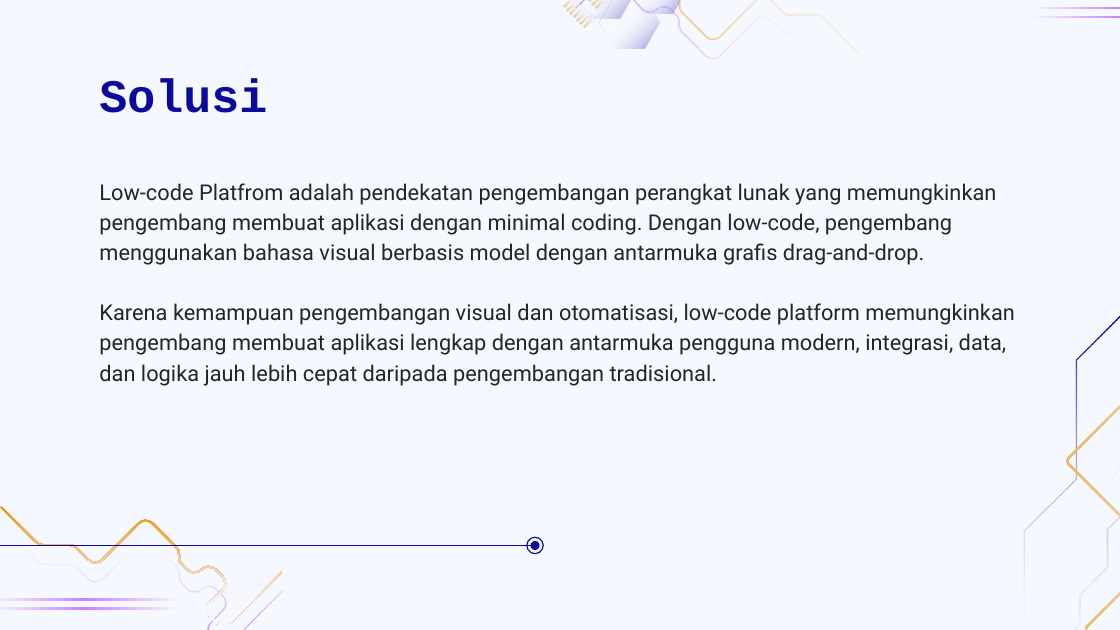
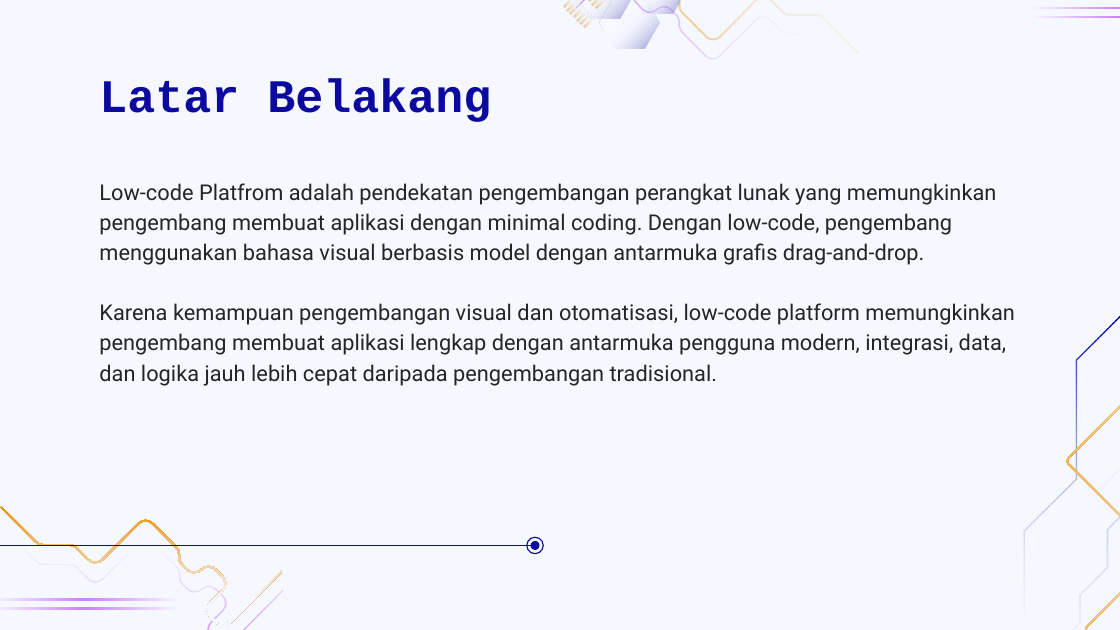
Before and after one commit to tdimk2023p/final-project-nrahmatd, a slide deck: slide 4 of Power Point/Low Code Platform for Improve Human Interaction.pptx (slide 5 before the commit). Drawn at 1120x630 pixels with LibreOffice and Linux fonts; fonts in the diff are those of the drawing; background and template pictures are left out. Boxes give left, top, right and bottom in pixels: in the first picture for what was removed or moved away, otherwise in the second. Text is boxed around its words. In the diff, an @@ line names an element or a change of style, - is before the commit and + after.

```diff
--- a/Power Point/Low Code Platform for Improve Human Interaction.pptx
+++ b/Power Point/Low Code Platform for Improve Human Interaction.pptx
@@ title at (99, 79, 491, 122): text changed @@
-Solusi
+Latar Belakang
```
Also in this commit, not shown: 7 other slides changed, 5 slides added, 2 slides removed, 4 other files.
